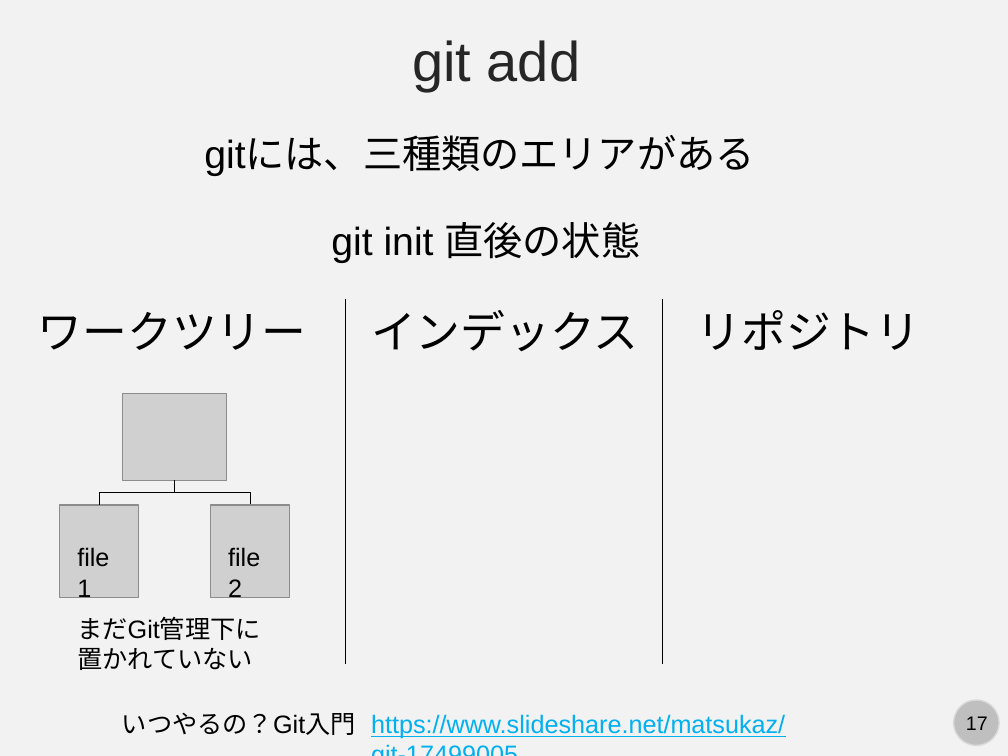
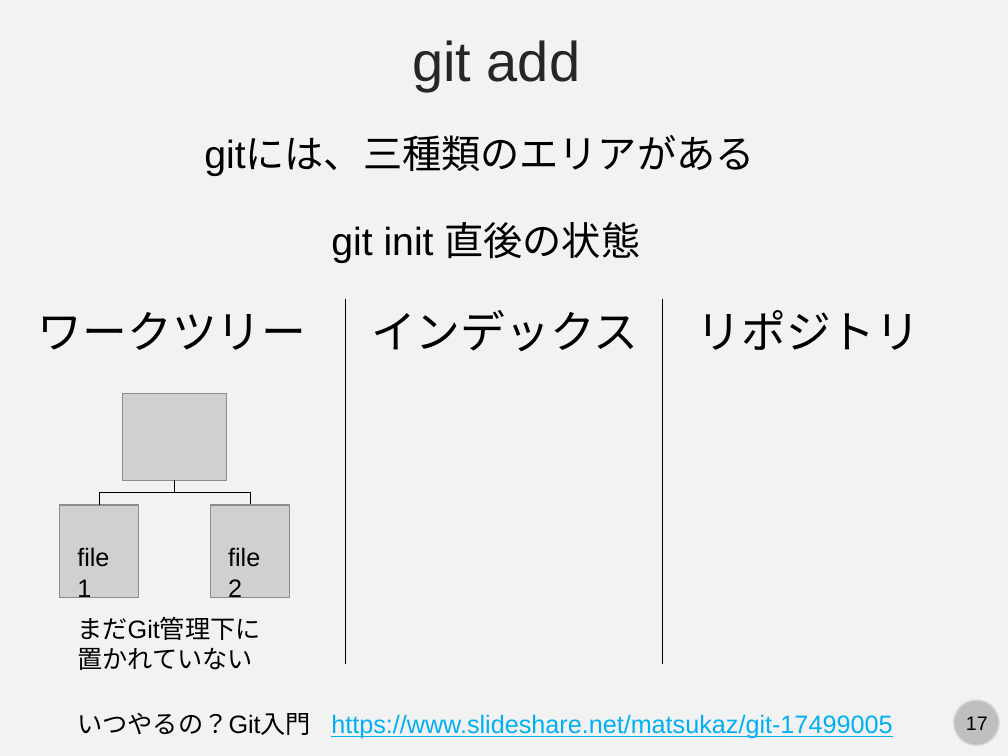
Before and after one commit to kaityo256/lab_startup, a slide deck: slide 17 of git/fig/start_git.pptx. Drawn at 1008x756 pixels with LibreOffice and Linux fonts; fonts in the diff are those of the drawing; grey boxes stand for pictures. Boxes give left, top, right and bottom in pixels: in the first picture for what was removed or moved away, otherwise in the second. Text is boxed around its words. In the diff, an @@ line names an element or a change of style, - is before the commit and + after.

```diff
--- a/git/fig/start_git.pptx
+++ b/git/fig/start_git.pptx
@@ text "いつやるの？Git入門" moved from (x1=122, y1=713, x2=356, y2=735) to (x1=77, y1=713, x2=311, y2=735) @@
@@ text "https://www.slideshare.net/matsukaz/git-17499005" rewrapped from (x1=371, y1=714, x2=785, y2=739) to (x1=331, y1=714, x2=892, y2=739) @@
```
Also in this commit, not shown: 13 other slides changed, 1 other file.
